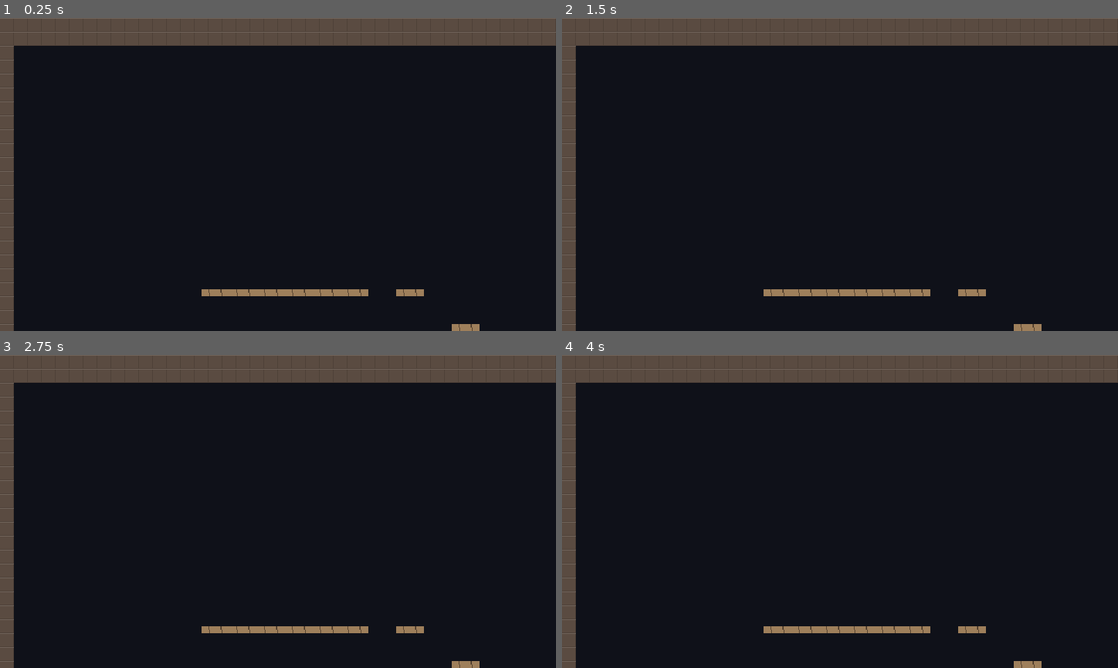
Above: before the commit, frames 1-4 (two rows, left to right).
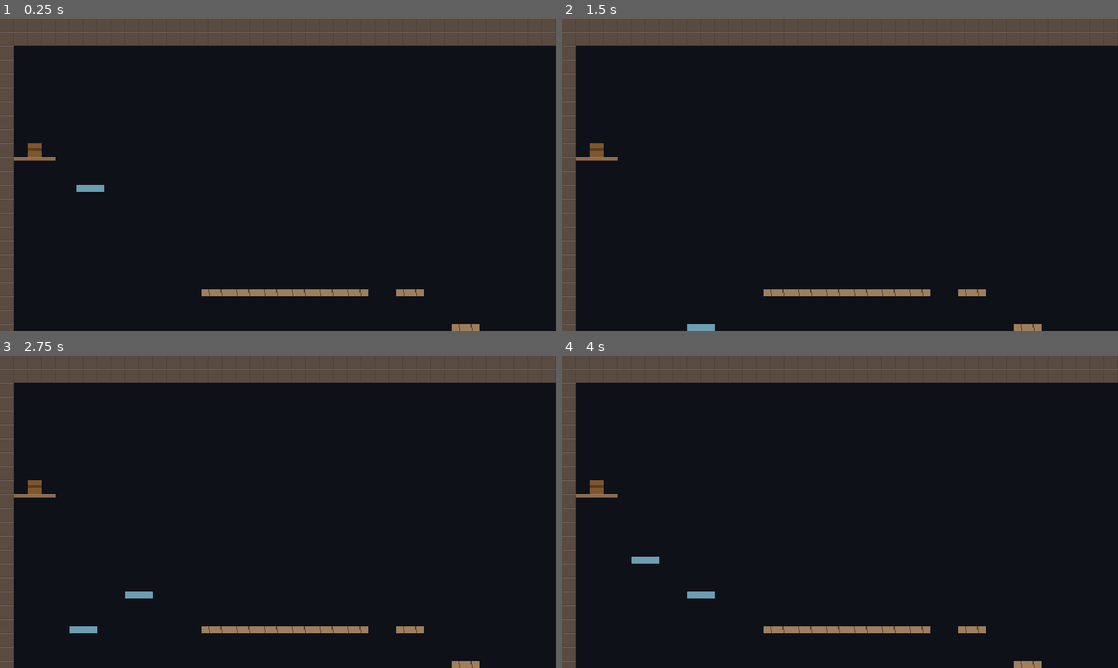
Above: after the commit, the same moments.

Repository: yuriisytnyk1996/The-Last-Sich
Game: Godot game, scene res://levels/rooms/test_shaft.tscn
Two runs of this game, one before a commit and one after it. Both use one fixed random seed, a clock stepped at 60 frames per second and the inputs below. This scene is started directly instead of the project's main scene.
Inputs (mouse positions are in pixels of both pictures, inside the frame that each line leads up to):
- Up to frame 1 (0.25 s): no input
- Up to frame 2 (1.5 s): tap Enter (ui_accept) at 0.5, 1.25 s; move the mouse to (962, 158) at 0.52 s; hold D (move_right) 0.53-1.25 s; hold J (attack) 0.53-1.25 s; click (962, 158) at 0.67 s; tap Space (jump) at 0.77 s; drag from (728, 190) to (812, 237) at 1.27 s
- Up to frame 3 (2.75 s): tap Enter (ui_accept) at 2 s; move the mouse to (333, 442) at 2.02 s; hold D (move_right) from 2.03 s (still down); tap Q (duma) at 2.1 s
- Up to frame 4 (4 s): release D (move_right) at 2.75 s; drag from (812, 574) to (673, 464) at 2.77 s; move the mouse to (1006, 558) at 3.52 s; hold A (move_left) from 3.53 s (still down); hold E (interact) from 3.53 s (still down); tap Space (jump) at 3.77 s

The runs differ from the first frame. In frame 1, 0.3% of the frame differs, in the area x 2-19%, y 40-56%; in frame 2, 0.3%; in frame 3, 0.4%, in the area x 2-28%, y 40-89%; in frame 4, 0.4%.

Commit message:
feat(environment): add timed platform sequences
A PlatformSequence shows its TimedPlatform children one step after
another on a loop: each step fades in, stays for show_time, blinks for
the last warn_time, then fades out from under the player. Steps overlap
by default, so the player hops along them in order. One clock per
sequence keeps the steps in time. A six-step climb up the test shaft's
left wall leads to a new ledge with a crate.

Diff:
--- /dev/null
+++ b/levels/objects/platforms/platform_sequence.gd
@@ -0,0 +1,53 @@
+class_name PlatformSequence
+extends Node2D
+## Shows its `TimedPlatform` children one step after another on a loop.
+##
+## Every `step_time` the next step comes up and its platforms show for
+## `show_time`; the last `warn_time` of that they blink, then they fade
+## out. With `show_time` longer than `step_time` the next step is already
+## there when one vanishes, so the player hops along the steps in order.
+## After the last step the loop starts again from step 0. `offset` shifts
+## the loop, like a timed trap's. Driven by one clock, so the steps never
+## drift apart. Not saved.
+
+## Seconds between one step and the next.
+@export var step_time := 0.8
+## Seconds each step stays, warning included.
+@export var show_time := 1.6
+## Seconds a step blinks before it vanishes.
+@export var warn_time := 0.4
+## Seconds a platform takes to fade in or out.
+@export var fade_time := 0.15
+## Seconds the loop is shifted by.
+@export var offset := 0.0
+
+var _platforms: Array[TimedPlatform] = []
+var _steps := 1
+var _time := 0.0
+
+
+func _ready() -> void:
+	for child in get_children():
+		if child is TimedPlatform:
+			_platforms.append(child)
+			_steps = maxi(_steps, child.step + 1)
+	_time = fposmod(offset, _cycle_time())
+	_update(0.0)
+
+
+func _physics_process(delta: float) -> void:
+	_time = fmod(_time + delta, _cycle_time())
+	_update(fade_time)
+
+
+func _update(fade: float) -> void:
+	var cycle := _cycle_time()
+	for platform in _platforms:
+		var since := fposmod(_time - platform.step * step_time, cycle)
+		var on := since < show_time
+		var warning := on and since >= show_time - warn_time
+		platform.set_state(on, warning, fade)
+
+
+func _cycle_time() -> float:
+	return maxf(_steps * step_time, 0.01)
--- /dev/null
+++ b/levels/objects/platforms/timed_platform.gd
@@ -0,0 +1,117 @@
+@tool
+class_name TimedPlatform
+extends StaticBody2D
+## A platform that appears and vanishes on a `PlatformSequence`'s clock.
+## `step` says when in the sequence it shows: platforms with the same step
+## show together. It blinks before it vanishes, then fades out and the
+## player falls through.
+##
+## Put it under a `PlatformSequence` in the room's `Layout`; on its own it
+## stays hidden. The origin is the top centre. One-way by default (on the
+## `platforms` layer); turn `one_way` off for a solid block on `world`. A
+## solid one doesn't turn solid while the player is inside it. The editor
+## draws its step number.
+
+const WORLD_LAYER := 1
+const PLAYER_LAYER := 2
+const PLATFORMS_LAYER := 7
+const COLOR := Color(0.42, 0.62, 0.7)
+const WARN_COLOR := Color(0.95, 0.95, 1.0)
+const STEP_COLOR := Color(1.0, 1.0, 1.0, 0.8)
+## Blinks per second while warning.
+const BLINK_RATE := 12.0
+
+@export var size := Vector2(32.0, 8.0):
+	set(value):
+		size = value.max(Vector2.ONE)
+		queue_redraw()
+@export var one_way := true
+## When in the sequence it shows (0 first). Same step, same time.
+@export_range(0, 31) var step := 0:
+	set(value):
+		step = value
+		queue_redraw()
+
+var shown := false
+
+var _shape: CollisionShape2D
+var _warning := false
+var _blink := false
+var _tween: Tween
+
+
+func _ready() -> void:
+	if Engine.is_editor_hint():
+		return
+	collision_layer = 0
+	collision_mask = 0
+	set_collision_layer_value(PLATFORMS_LAYER if one_way else WORLD_LAYER, true)
+	_shape = _make_shape()
+	_shape.disabled = true
+	add_child(_shape)
+	modulate.a = 0.0
+
+
+func _physics_process(_delta: float) -> void:
+	if Engine.is_editor_hint():
+		return
+	# Turns solid once the player is out of the way.
+	if shown and _shape.disabled and not _player_in_the_way():
+		_shape.set_deferred(&"disabled", false)
+	if _warning:
+		var blink := fmod(Time.get_ticks_msec() / 1000.0 * BLINK_RATE, 2.0) < 1.0
+		if blink != _blink:
+			_blink = blink
+			queue_redraw()
+
+
+## Called by the sequence every physics frame.
+func set_state(on: bool, warning: bool, fade_time: float) -> void:
+	if warning != _warning:
+		_warning = warning
+		_blink = false
+		queue_redraw()
+	if on == shown:
+		return
+	shown = on
+	if not on:
+		# Deferred: collision can't change during a physics callback.
+		_shape.set_deferred(&"disabled", true)
+	_fade(1.0 if on else 0.0, fade_time)
+
+
+func _fade(alpha: float, time: float) -> void:
+	if _tween:
+		_tween.kill()
+	if time <= 0.0:
+		modulate.a = alpha
+		return
+	_tween = create_tween()
+	_tween.tween_property(self, ^"modulate:a", alpha, time)
+
+
+func _player_in_the_way() -> bool:
+	var query := PhysicsShapeQueryParameters2D.new()
+	query.shape = _shape.shape
+	query.transform = _shape.global_transform
+	query.collision_mask = 1 << (PLAYER_LAYER - 1)
+	return not get_world_2d().direct_space_state.intersect_shape(query, 1).is_empty()
+
+
+func _make_shape() -> CollisionShape2D:
+	var rect := RectangleShape2D.new()
+	rect.size = size
+	var shape := CollisionShape2D.new()
+	shape.shape = rect
+	shape.position = Vector2(0.0, size.y / 2.0)
+	shape.one_way_collision = one_way
+	return shape
+
+
+func _draw() -> void:
+	var rect := Rect2(-size.x / 2.0, 0.0, size.x, size.y)
+	draw_rect(rect, WARN_COLOR if _blink else COLOR)
+	if Engine.is_editor_hint():
+		var font := ThemeDB.fallback_font
+		var at := Vector2(-size.x / 2.0, -2.0)
+		draw_string(font, at, str(step), HORIZONTAL_ALIGNMENT_LEFT, -1, 8, STEP_COLOR)
--- a/levels/rooms/test_shaft/layout.tscn
+++ b/levels/rooms/test_shaft/layout.tscn
@@ -3,11 +3,14 @@
 [ext_resource type="Script" path="res://levels/objects/ladder.gd" id="20_ladder"]
 [ext_resource type="TileSet" path="res://levels/terrain/terrain.tres" id="2_terrain"]
 [ext_resource type="Script" path="res://levels/objects/platforms/crumble_platform.gd" id="3_crumble"]
+[ext_resource type="Script" path="res://levels/objects/platforms/platform_sequence.gd" id="4_sequence"]
+[ext_resource type="Script" path="res://levels/objects/platforms/timed_platform.gd" id="5_timed"]
+[ext_resource type="PackedScene" path="res://levels/objects/breakables/crate.tscn" id="6_crate"]
 
 [node name="Layout" type="Node2D"]
 
 [node name="Terrain" type="TileMapLayer" parent="."]
-tile_map_data = PackedByteArray("AAAAAAAAAAAAAAAAAAAAAAEAAAA …(6432 unchanged characters)… AAAAAAAA7ABwAAAAAAAAAAAA7AB0AAAAAAAAAAAA=")
+tile_map_data = PackedByteArray("AAAAAAAAAAAAAAAAAAAAAAEAAAA …(6432 unchanged characters)… AAAAAAAA7ABwAAAAAAAAAAAA7AB0AAAAAAAAAAAABAAoAAAABAAAAAAACAAoAAAABAAAAAAADAAoAAAABAAAAAAA=")
 tile_set = ExtResource("2_terrain")
 
 [node name="Ladder" type="Node2D" parent="."]
@@ -61,3 +64,39 @@
 position = Vector2(248, 312)
 script = ExtResource("3_crumble")
 return_time = 0.0
+
+[node name="Sequence" type="Node2D" parent="."]
+script = ExtResource("4_sequence")
+
+[node name="Step0" type="StaticBody2D" parent="Sequence"]
+position = Vector2(96, 392)
+script = ExtResource("5_timed")
+
+[node name="Step1" type="StaticBody2D" parent="Sequence"]
+position = Vector2(160, 352)
+script = ExtResource("5_timed")
+step = 1
+
+[node name="Step2" type="StaticBody2D" parent="Sequence"]
+position = Vector2(96, 312)
+script = ExtResource("5_timed")
+step = 2
+
+[node name="Step3" type="StaticBody2D" parent="Sequence"]
+position = Vector2(160, 272)
+script = ExtResource("5_timed")
+step = 3
+
+[node name="Step4" type="StaticBody2D" parent="Sequence"]
+position = Vector2(96, 232)
+script = ExtResource("5_timed")
+step = 4
+
+[node name="Step5" type="StaticBody2D" parent="Sequence"]
+position = Vector2(104, 192)
+script = ExtResource("5_timed")
+step = 5
+
+[node name="LedgeCrate" parent="." instance=ExtResource("6_crate")]
+position = Vector2(40, 160)
+currency = 30
Not shown, added: levels/objects/platforms/platform_sequence.gd.uid
Not shown, added: levels/objects/platforms/timed_platform.gd.uid
Not shown, changed: docs/guide/project-structure.md
Not shown, changed: docs/roadmap.md
Not shown, changed: docs/systems/environment.md
Not shown, changed: docs/systems/rooms.md
